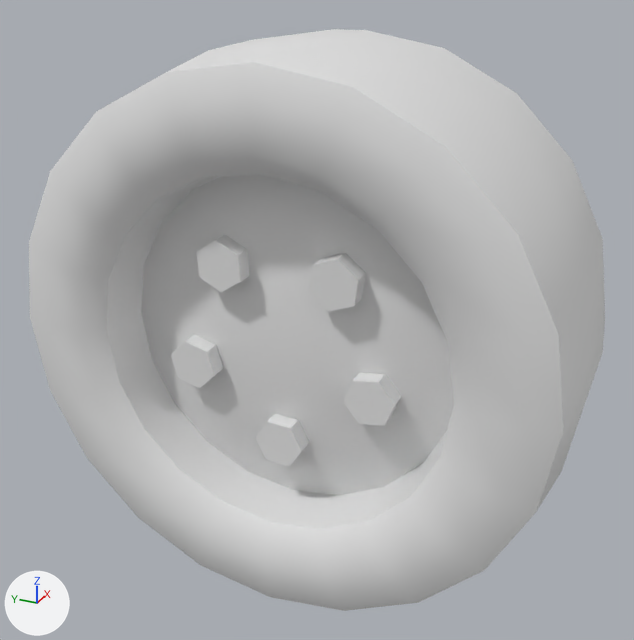
Renders of the OBJ model data/models/forklift/wheel.obj from each side of a commit.
Camera for both pictures: a 50 mm camera at (-1.317, -1.947, 0.655) aimed at (-0.566, -1.609, 0.28). The lights are fixed; the arrows at lower left show +X, +Y and +Z. Where no turn or scale is listed for an object, it has been applied to the vertices.

Objects in the first picture: 'wheel'.
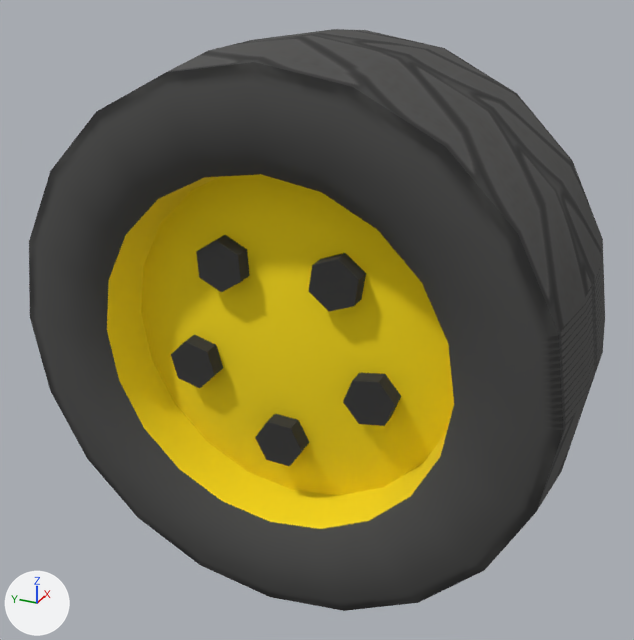
Boxes (x1, y1, x2, y2) around the edits, measured in the pictures (634 x 640 px):
'wheel', recoloured: (29, 29, 605, 611) in both

What changed in the scene script:
```text
Add img_tire_truck_png:
    img_tire_truck_png = load_image('tire_truck.png', 'tire_truck.png', 512, 512, 'sRGB')
Add mat_lambert15sg:
    mat_lambert15sg = principled_material('lambert15SG')
    mat_lambert15sg.texture = img_tire_truck_png
    mat_lambert15sg.roughness = 1.0
Change me_wheel:
    where me_wheel.from_pydata(...)  # 320 vertices, 282 faces; spans x -0.693..-0.437, y -1.888..-1.329, z 0.003..0.561
    add me_wheel.materials.append(mat_lambert15sg)  # picture img_tire_truck_png
```
